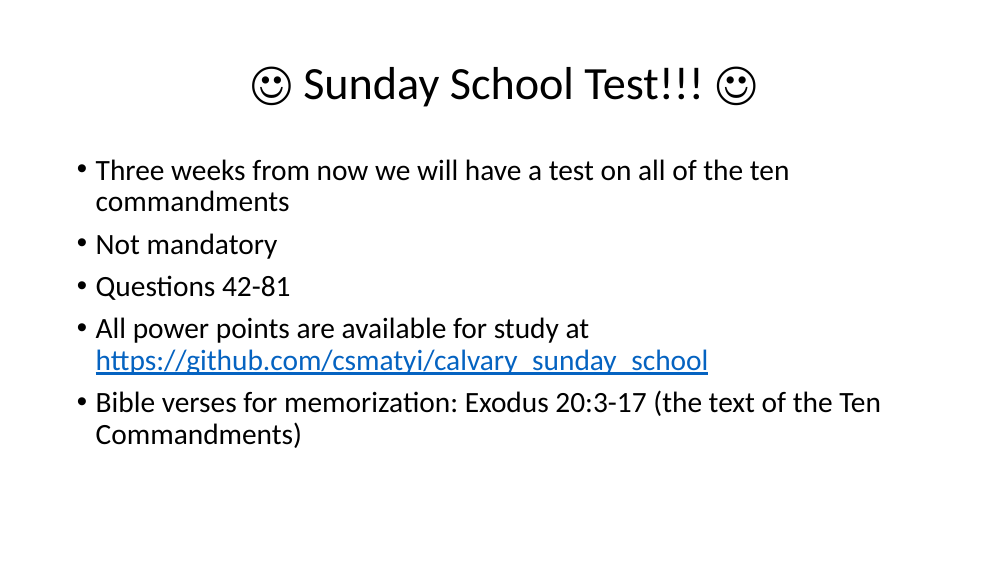
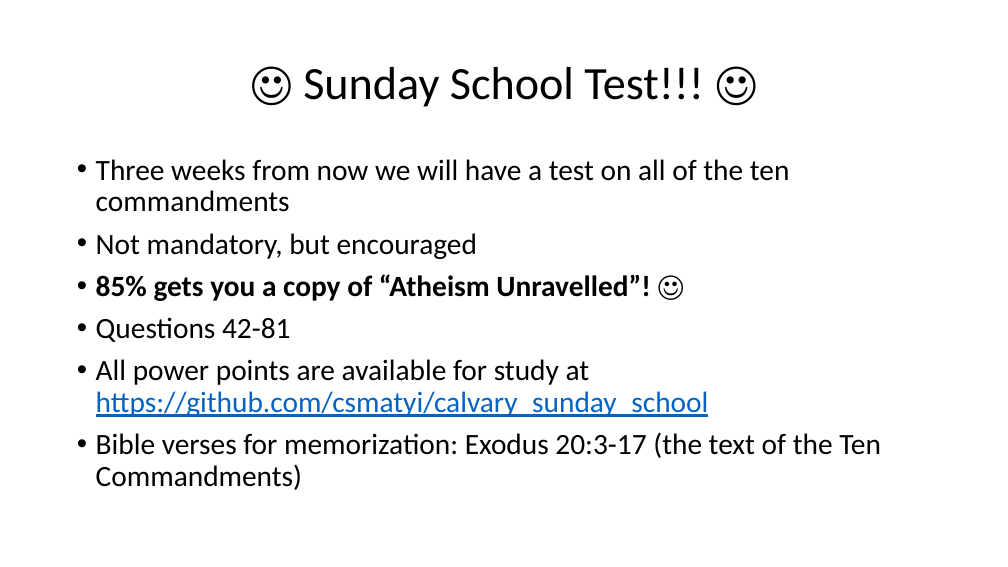
Before and after one commit to csmatyi/calvary_sunday_school, a slide deck: slide 24 of WSC79-81_211121.pptx. Drawn at 1008x567 pixels with LibreOffice and Linux fonts; fonts in the diff are those of the drawing. Boxes give left, top, right and bottom in pixels: in the first picture for what was removed or moved away, otherwise in the second. Text is boxed around its words. In the diff, an @@ line names an element or a change of style, - is before the commit and + after.

```diff
--- a/WSC79-81_211121.pptx
+++ b/WSC79-81_211121.pptx
@@ text at [96, 233, 650, 301]: text changed; bold on @@
-• Not mandatory
+• Not mandatory, but encouraged
+• 85% gets you a copy of “Atheism Unravelled”! ☺
```
Also in this commit, not shown: 11 other slides changed.
